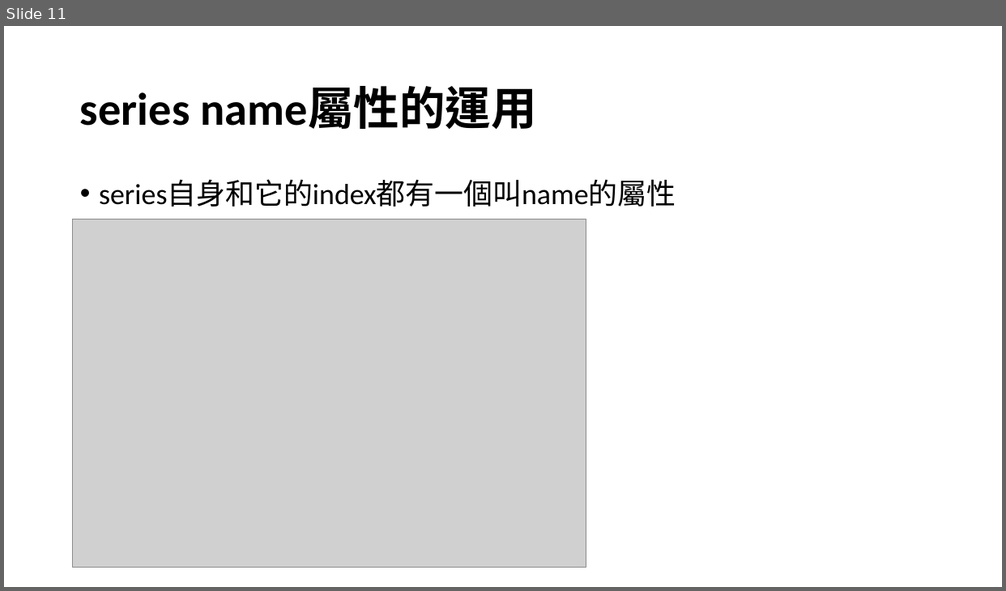
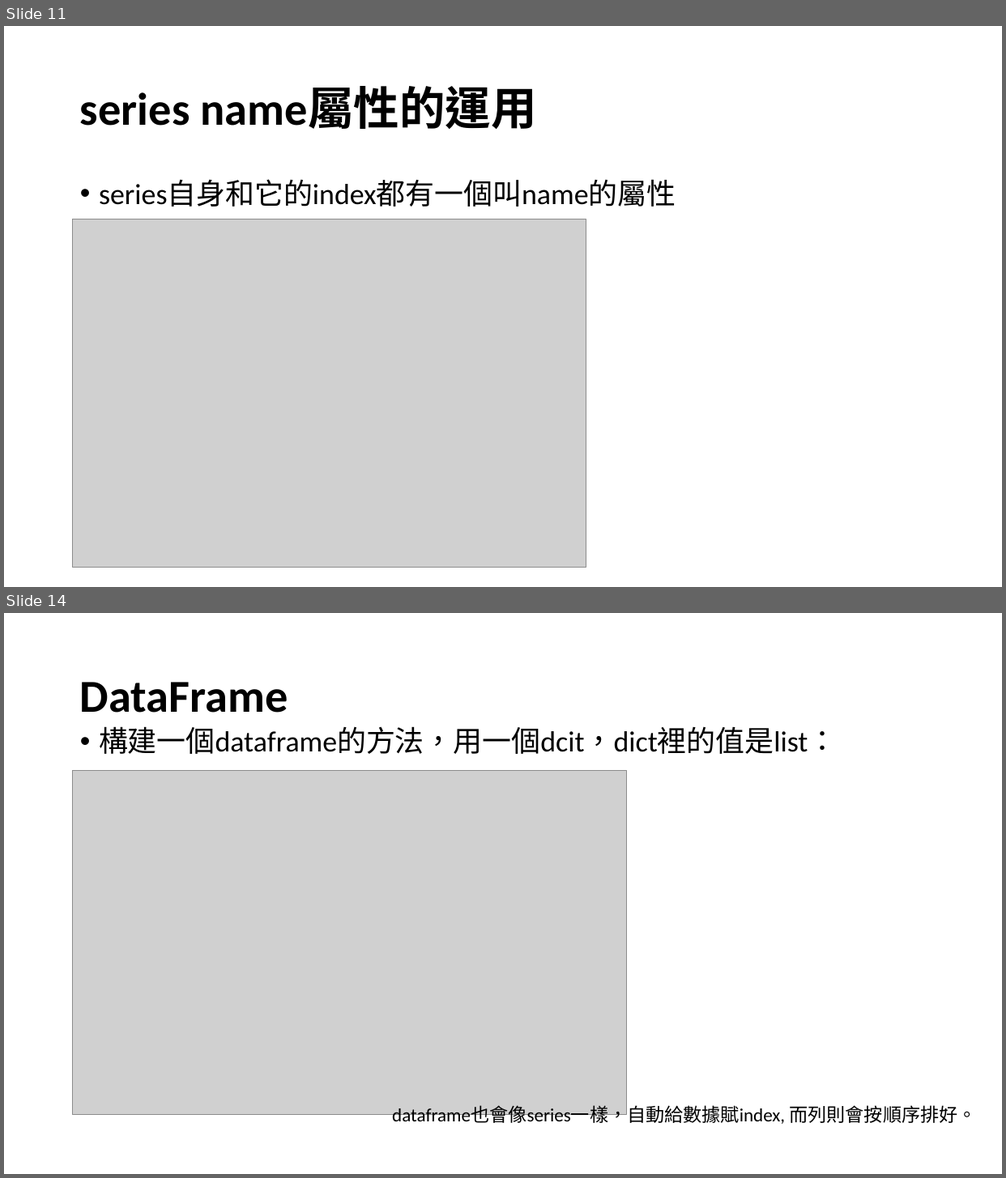
Before and after one commit to yukai920722/2022-ksu-11002, a slide deck: 4100E104_pandas_20220316_A.pptx. Shown one above the other, each under a label of ours: slide 11 before the commit, slides 11 and 14 after it; the slides between them are not shown. The pictures are 1006x591 and 1006x1178 pixels, drawn with LibreOffice and Linux fonts; fonts in the diff are those of the drawing; grey boxes stand for pictures. Boxes give left, top, right and bottom in pixels: in the first picture for what was removed or moved away, otherwise in the second. Text is boxed around its words. In the diff, an @@ line names an element or a change of style, - is before the commit and + after.

```diff
--- a/4100E104_pandas_20220316_A.pptx
+++ b/4100E104_pandas_20220316_A.pptx
@@ slide 14 added at bbox=[4, 613, 1002, 1174], background #FFFFFF @@
@@ title added at bbox=[80, 682, 288, 713], 44 pt, text #000000, bold @@
+DataFrame
@@ text added at bbox=[99, 726, 837, 754], 28 pt, text #000000 @@
+• 構建一個dataframe的方法，用一個dcit，dict裡的值是list：
@@ picture added at bbox=[73, 771, 627, 1115] @@
@@ text added at bbox=[392, 1105, 977, 1124], 18 pt, text #000000 @@
+dataframe也會像series一樣，自動給數據賦index, 而列則會按順序排好。
```
Also in this commit, not shown: 2 slides changed, 20 other slides added, 14 other files.
